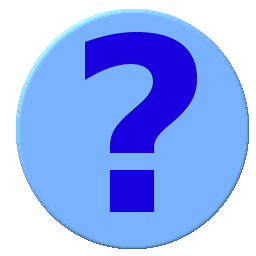
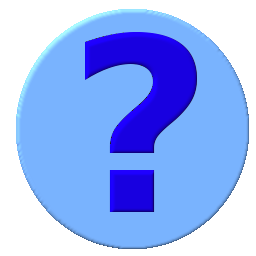
Layered file, before and after one edit (256x256). Changes by layer:
painted on "?" over bbox(85, 32, 197, 212)
